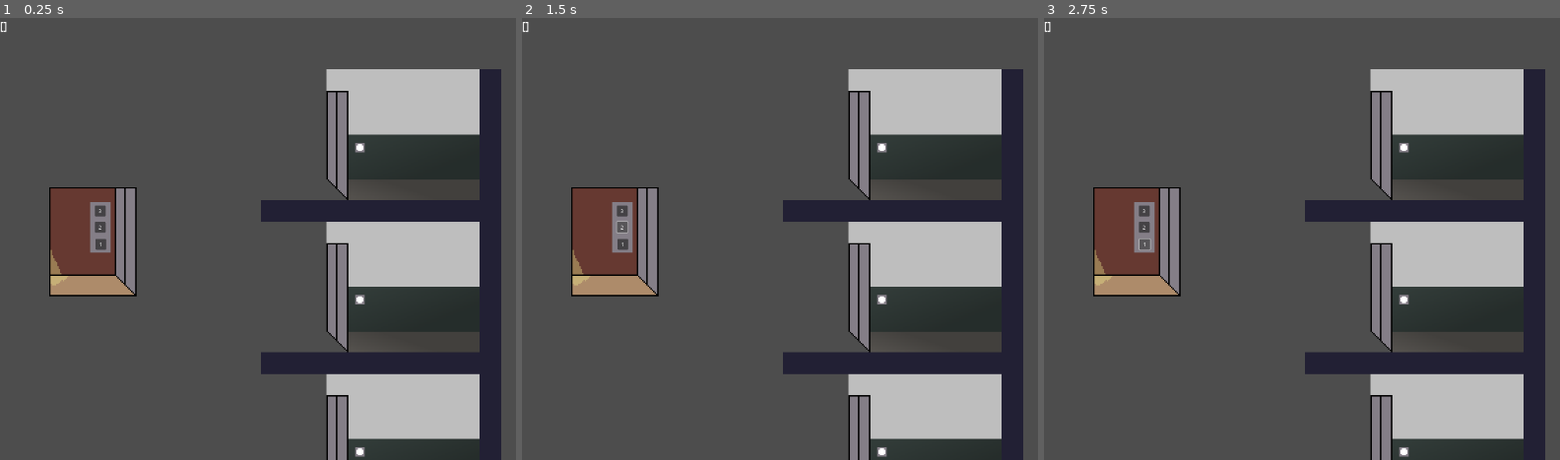
Above: before the commit, frames 1-3 (left to right).
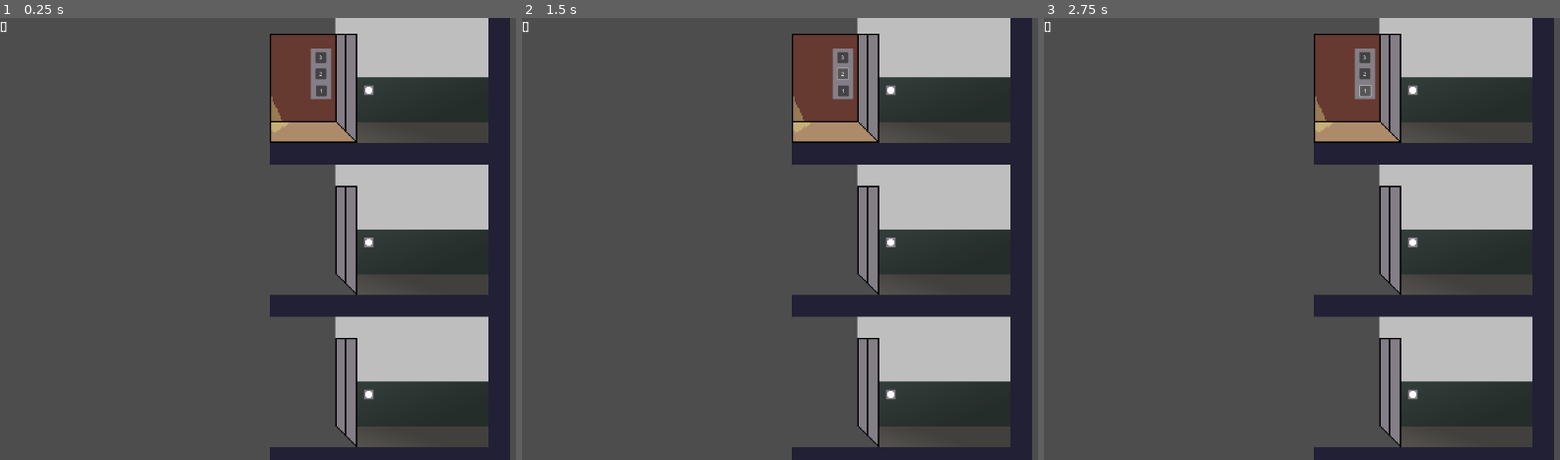
Above: after the commit, the same moments.

Repository: uvaprol/ElevtorBrain
Game: Godot game, scene res://scripts/main.tscn
Same seed, same stepped clock (60 frames per second), same inputs: the game is played once before the commit and once after it.
Inputs:
- Up to frame 1 (0.25 s): no input
- Up to frame 2 (1.5 s): click "3" at 0.5 s; click "2" at 1.25 s
- Up to frame 3 (2.75 s): click "1" at 2 s

The runs differ from the first frame. In frame 1, 37% of the frame differs, in the area x 9-99%, y 0-100%; in frame 2, 37%; in frame 3, 37%.

Commit message:
positioning

Diff:
--- a/scenes/floor.tscn
+++ b/scenes/floor.tscn
@@ -40,7 +40,7 @@
 sprite_frames = SubResource("SpriteFrames_poy5y")
 
 [node name="Button" type="Button" parent="."]
-visible = false
+modulate = Color(1, 1, 1, 0)
 offset_left = -27.0
 offset_top = -4.0
 offset_right = 1.0
--- a/scripts/elevator.gd
+++ b/scripts/elevator.gd
@@ -1,7 +1,7 @@
 extends Node2D
 
-#614 412 187
-const FLOOR = [464, 258, 33]
+#
+const FLOOR = [633, 410, 187]
 var task = null
 var move_direction = null
 
--- a/scripts/main.tscn
+++ b/scripts/main.tscn
@@ -8,17 +8,17 @@
 script = ExtResource("1_irwmq")
 
 [node name="Elevator" parent="." instance=ExtResource("2_hakmx")]
-position = Vector2(125.00003, 328)
+position = Vector2(448, 103.00001)
 scale = Vector2(0.99803394, 0.99803394)
 
 [node name="Floor1" parent="." instance=ExtResource("3_0nr8p")]
-position = Vector2(547, 633)
+position = Vector2(560, 549)
 
 [node name="Floor2" parent="." instance=ExtResource("3_0nr8p")]
-position = Vector2(547, 410)
+position = Vector2(560, 326)
 
 [node name="Floor3" parent="." instance=ExtResource("3_0nr8p")]
-position = Vector2(547, 187)
+position = Vector2(560, 103)
 
 [node name="Label" type="Label" parent="."]
 offset_right = 1151.0
